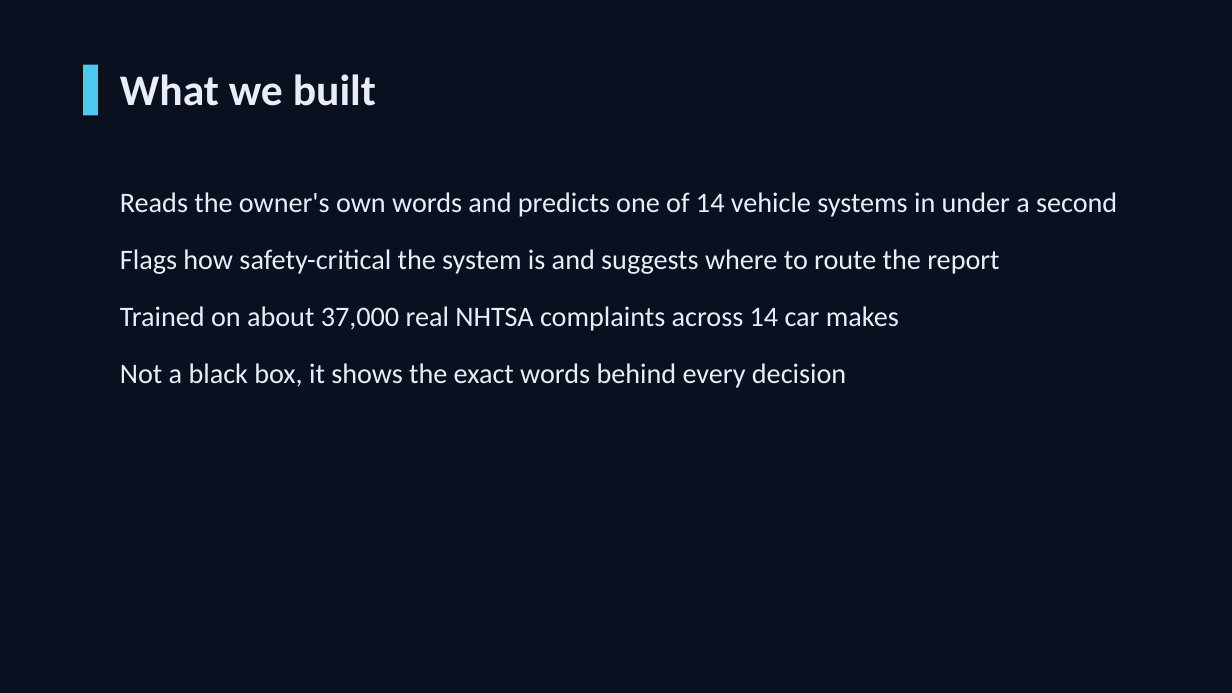
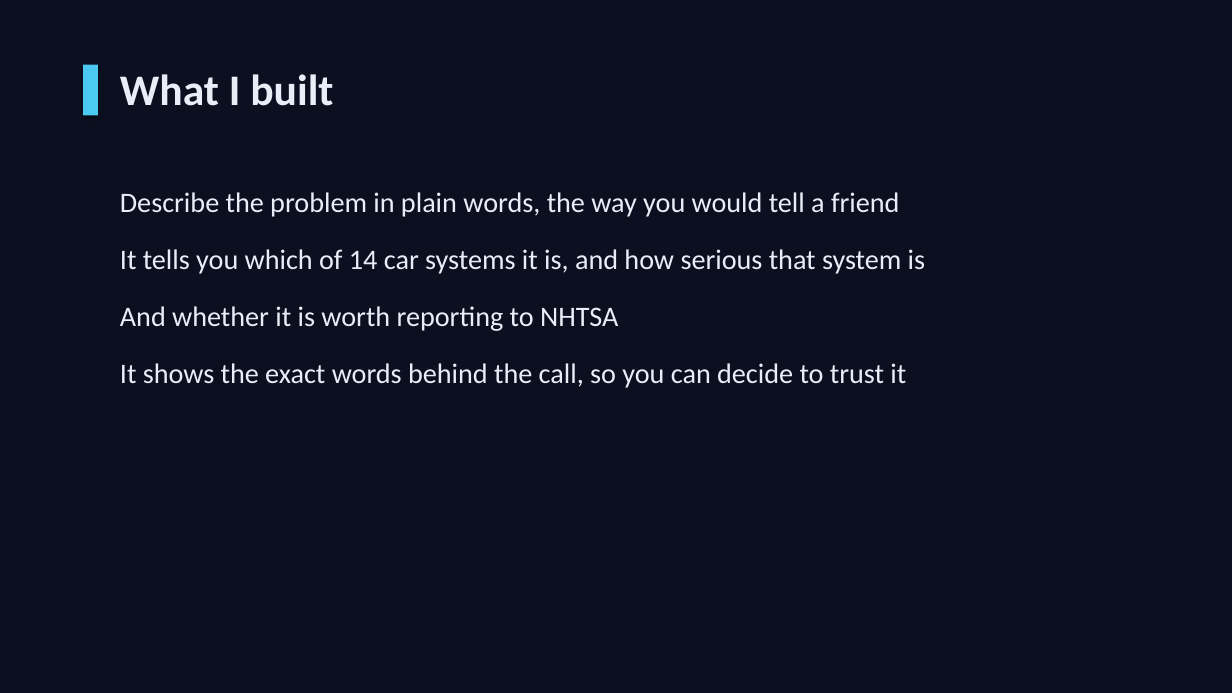
Before and after one commit to hanfuzhao/autotriage-ai, a slide deck: slide 3 of PITCH.pptx. Drawn at 1232x693 pixels with LibreOffice and Linux fonts; fonts in the diff are those of the drawing. Boxes give left, top, right and bottom in pixels: in the first picture for what was removed or moved away, otherwise in the second. Text is boxed around its words. In the diff, an @@ line names an element or a change of style, - is before the commit and + after.

Commit message:
story: reframe as an owner-facing 'is my car dangerous' safety check across app, report, pitch, and deck

```diff
--- a/PITCH.pptx
+++ b/PITCH.pptx
@@ text at (x1=120, y1=74, x2=333, y2=106): text changed @@
-What we built
+What I built
@@ text at (x1=120, y1=192, x2=926, y2=388): text changed @@
-Reads the owner's own words and predicts one of 14 vehicle systems in under a second
-Flags how safety-critical the system is and suggests where to route the report
-Trained on about 37,000 real NHTSA complaints across 14 car makes
-Not a black box, it shows the exact words behind every decision
+Describe the problem in plain words, the way you would tell a friend
+It tells you which of 14 car systems it is, and how serious that system is
+And whether it is worth reporting to NHTSA
+It shows the exact words behind the call, so you can decide to trust it
```
Also in this commit, not shown: 5 other slides changed, 1 slide added, 1 slide removed, 8 other files.
